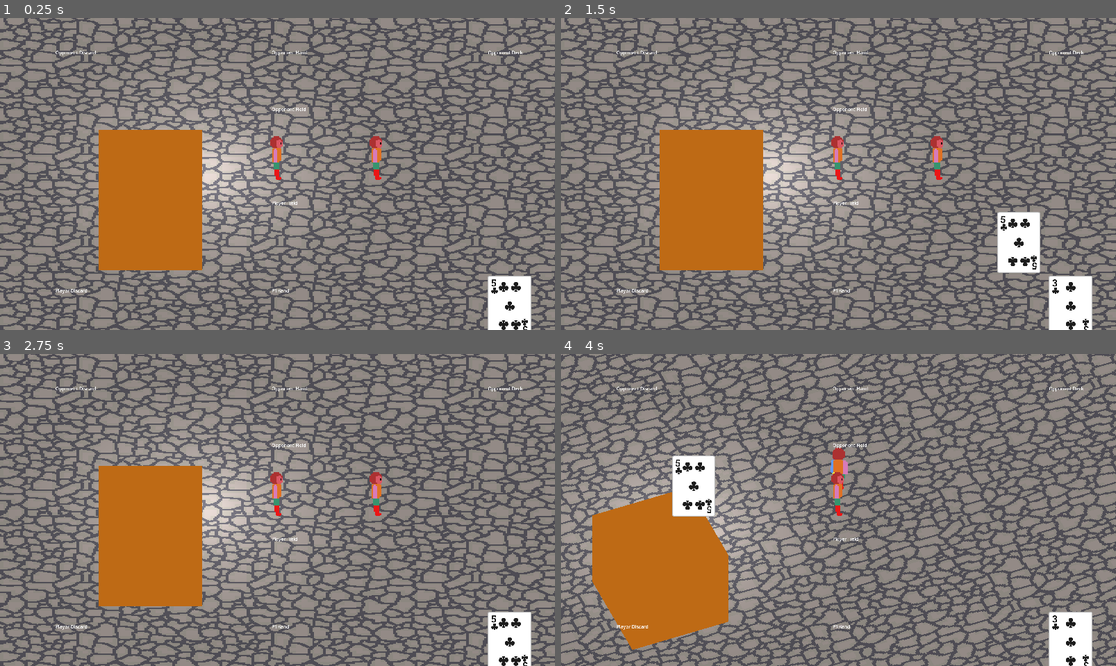
Above: before the commit, frames 1-4 (two rows, left to right).
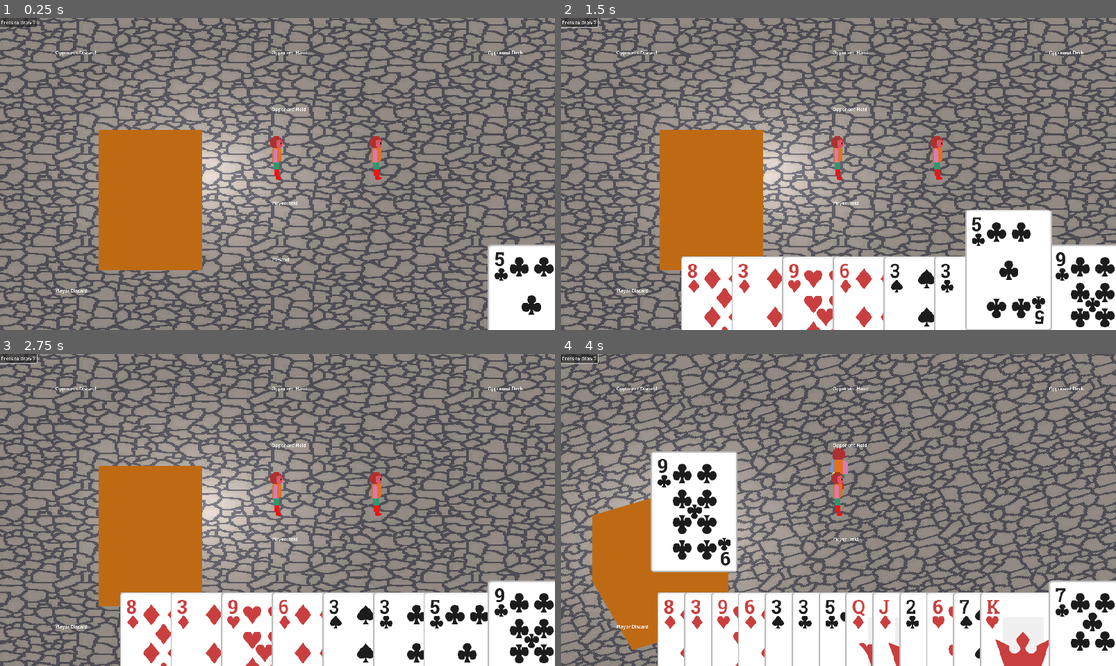
Above: after the commit, the same moments.

Repository: nathanbaney/cardgame
Game: Godot game, scene res://scenes/main.tscn
Same seed, same stepped clock (60 frames per second), same inputs: the game is played once before the commit and once after it.
Inputs (mouse positions are in pixels of both pictures, inside the frame that each line leads up to):
- Up to frame 1 (0.25 s): no input
- Up to frame 2 (1.5 s): click (577, 21) at 0.5 s, where only the run after the commit has a clickable "Press to draw 7"; drag from (1049, 286) to (894, 105) at 1.27 s
- Up to frame 3 (2.75 s): drag from (488, 622) to (249, 572) at 2.02 s
- Up to frame 4 (4 s): tap Enter at 2.75 s; move the mouse to (1049, 619) at 2.77 s; hold D (right) 2.78-3.5 s; hold E (cameraCCW) 2.78-3.5 s; click (1049, 619) at 2.92 s; drag from (1049, 616) to (672, 463) at 3.52 s

The runs differ from the first frame. In frame 1, 2.5% of the frame differs, in the area x 0-100%, y 0-100%; in frame 2, 20%; in frame 3, 18%; in frame 4, 24%.

Commit message:
moved card scenes to cards folder, made cards bigger, added test draw button

Diff:
--- a/scenes/card_data.tscn
+++ b/scenes/cards/card_data.tscn
@@ -1,6 +1,6 @@
 [gd_scene load_steps=2 format=3 uid="uid://d1aeatp71rgtb"]
 
-[ext_resource type="Script" uid="uid://duhfi4s7xq42f" path="res://scenes/card_data.gd" id="1_d81rb"]
+[ext_resource type="Script" uid="uid://duhfi4s7xq42f" path="res://scenes/cards/card_data.gd" id="1_d81rb"]
 
 [node name="Card" type="Node"]
 script = ExtResource("1_d81rb")
--- a/scenes/card_game_state.tscn
+++ b/scenes/cards/card_game_state.tscn
@@ -1,6 +1,6 @@
 [gd_scene load_steps=2 format=3 uid="uid://df1eaaamba5xl"]
 
-[ext_resource type="Script" uid="uid://d3o1mu7f8u1xy" path="res://scenes/card_game_state.gd" id="1_ju1gj"]
+[ext_resource type="Script" uid="uid://d3o1mu7f8u1xy" path="res://scenes/cards/card_game_state.gd" id="1_ju1gj"]
 
 [node name="CardGameState" type="Node"]
 script = ExtResource("1_ju1gj")
--- a/scenes/card_player.tscn
+++ b/scenes/cards/card_player.tscn
@@ -1,6 +1,6 @@
 [gd_scene load_steps=2 format=3 uid="uid://dgou1lnwijyqn"]
 
-[ext_resource type="Script" uid="uid://bbwxqecwpdqwn" path="res://scenes/card_player.gd" id="1_jlowo"]
+[ext_resource type="Script" uid="uid://bbwxqecwpdqwn" path="res://scenes/cards/card_player.gd" id="1_jlowo"]
 
 [node name="CardPlayer" type="Node"]
 script = ExtResource("1_jlowo")
--- a/scenes/cards/custom_json_card_factory.gd
+++ b/scenes/cards/custom_json_card_factory.gd
@@ -123,6 +123,7 @@
 	target.add_card(card)
 	card.card_name = card_name
 	card.set_faces(front_image, back_image)
+	card.scale = Vector2(2,2)
 
 	return card
 
--- /dev/null
+++ b/scenes/cards/custom_json_card_factory.tscn
@@ -0,0 +1,13 @@
+[gd_scene load_steps=4 format=3 uid="uid://bmxrc82544a5u"]
+
+[ext_resource type="Script" uid="uid://cyeiblce0efth" path="res://scenes/cards/custom_json_card_factory.gd" id="1_3l4ln"]
+[ext_resource type="PackedScene" uid="uid://brjlo8xing83p" path="res://addons/card-framework/card.tscn" id="2_bacqf"]
+[ext_resource type="Texture2D" uid="uid://51bevdcn6a57" path="res://example1/assets/images/cards/cardBack_red1.png" id="3_7eulg"]
+
+[node name="CustomJsonCardFactory" type="Node"]
+script = ExtResource("1_3l4ln")
+default_card_scene = ExtResource("2_bacqf")
+card_asset_dir = "res://example1/assets/images/cards"
+card_info_dir = "res://example1/card_info"
+back_image = ExtResource("3_7eulg")
+metadata/_custom_type_script = "uid://cyeiblce0efth"
--- a/scenes/ui_card_game_layer.gd
+++ b/scenes/cards/ui_card_game_layer.gd
@@ -1,11 +1,15 @@
 extends Control
 
 @onready var card_manager = $CardManager
-@onready var card_factory = $CardManager/MyCardFactory
+@onready var card_factory = $CardManager/CustomJsonCardFactory
 @onready var player_hand = $CardManager/PlayerHand
 @onready var player_deck = $CardManager/PlayerDeck
+@onready var player_field = $CardManager/PlayerField
+@onready var player_discard = $CardManager/PlayerDiscard
 @onready var opponent_hand = $CardManager/OpponentHand
 @onready var opponent_deck = $CardManager/OpponentDeck
+@onready var opponent_field = $CardManager/OpponentField
+@onready var opponent_discard = $CardManager/OpponentDiscard
 
 func _ready():
 	_reset_deck()
@@ -28,3 +32,7 @@
 	card_list.shuffle()
 
 	return card_list
+
+
+func _on_button_pressed() -> void:
+	player_hand.move_cards(player_deck.get_top_cards(7))
--- a/scenes/main.tscn
+++ b/scenes/main.tscn
@@ -4,9 +4,9 @@
 [ext_resource type="PackedScene" uid="uid://bljdhvniu6egk" path="res://scenes/player.tscn" id="1_o5qli"]
 [ext_resource type="Script" uid="uid://e16yhenlgyiv" path="res://scenes/rotation_coordinator.gd" id="2_0wfyh"]
 [ext_resource type="PackedScene" uid="uid://h3k4p0ug3smy" path="res://scenes/test_npc.tscn" id="3_sugp2"]
-[ext_resource type="Script" uid="uid://cing1f23rd8f" path="res://scenes/ui_card_game_layer.gd" id="5_85g3d"]
+[ext_resource type="Script" uid="uid://cing1f23rd8f" path="res://scenes/cards/ui_card_game_layer.gd" id="5_85g3d"]
 [ext_resource type="Script" uid="uid://clqgq1n7v0ar" path="res://addons/card-framework/card_manager.gd" id="6_tipki"]
-[ext_resource type="PackedScene" uid="uid://diap3gdfbqvjv" path="res://example1/my_card_factory.tscn" id="7_85g3d"]
+[ext_resource type="PackedScene" uid="uid://bmxrc82544a5u" path="res://scenes/cards/custom_json_card_factory.tscn" id="7_85g3d"]
 [ext_resource type="Script" uid="uid://6ams8uvg43gu" path="res://addons/card-framework/pile.gd" id="8_choun"]
 [ext_resource type="Script" uid="uid://dj46jo3lfbclo" path="res://addons/card-framework/hand.gd" id="9_85g3d"]
 
@@ -87,9 +87,9 @@
 [node name="PlayerDeck" type="Control" parent="UICardGameLayer/CardManager"]
 layout_mode = 1
 anchor_left = 0.9
-anchor_top = 0.9
-anchor_right = 1.0
-anchor_bottom = 0.9
+anchor_top = 0.8
+anchor_right = 0.9
+anchor_bottom = 0.8
 offset_left = -40.0
 offset_top = -40.0
 grow_horizontal = 0
@@ -106,15 +106,17 @@
 [node name="PlayerHand" type="Control" parent="UICardGameLayer/CardManager"]
 layout_mode = 1
 anchor_left = 0.5
-anchor_top = 0.9
-anchor_right = 0.5
-anchor_bottom = 0.9
+anchor_top = 0.8
+anchor_right = 0.5
+anchor_bottom = 0.8
 offset_left = -20.0
 offset_top = -40.0
 offset_right = 20.0
 grow_horizontal = 2
 grow_vertical = 0
 script = ExtResource("9_85g3d")
+max_hand_size = 100
+max_hand_spread = 1400
 metadata/_custom_type_script = "uid://dj46jo3lfbclo"
 
 [node name="Label" type="Label" parent="UICardGameLayer/CardManager/PlayerHand"]
@@ -237,4 +239,11 @@
 offset_bottom = 23.0
 text = "Opponent Field"
 
+[node name="Button" type="Button" parent="UICardGameLayer"]
+layout_mode = 0
+offset_right = 8.0
+offset_bottom = 8.0
+text = "Press to draw 7"
+
 [connection signal="camera_rotate" from="Player" to="RotationCoordinator" method="_on_player_camera_rotate"]
+[connection signal="pressed" from="UICardGameLayer/Button" to="UICardGameLayer" method="_on_button_pressed"]
Renamed: scenes/card_data.gd -> scenes/cards/card_data.gd
Renamed: scenes/card_data.gd.uid -> scenes/cards/card_data.gd.uid
Renamed: scenes/card_game_state.gd -> scenes/cards/card_game_state.gd
Renamed: scenes/card_game_state.gd.uid -> scenes/cards/card_game_state.gd.uid
Renamed: scenes/card_player.gd -> scenes/cards/card_player.gd
Renamed: scenes/card_player.gd.uid -> scenes/cards/card_player.gd.uid
Renamed: scenes/ui_card_game_layer.gd.uid -> scenes/cards/ui_card_game_layer.gd.uid
